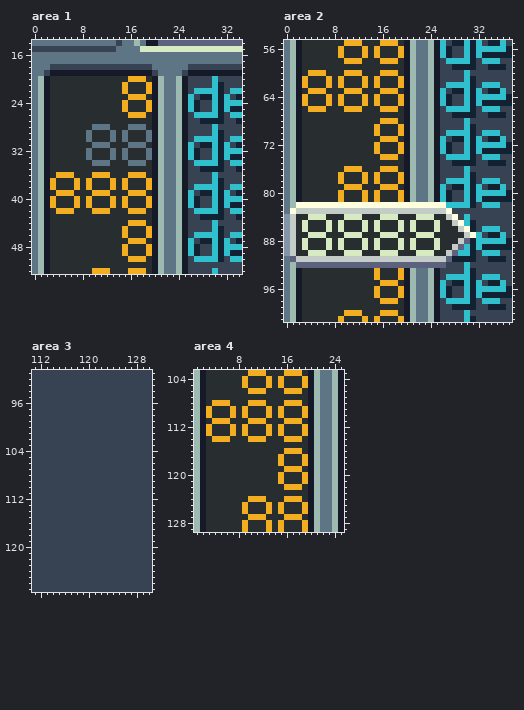
Pixel-art file, stored at Concept Art/PycronEditorGUI.aseprite. The first picture shows the starting point.
360x203 pixels, 1 frame. Shown: area 1: x 0..34, y 14..52; area 2: x 0..37, y 55..101; area 3: x 111..130, y 91..127; area 4: x 1..25, y 103..129.
Now the later version:
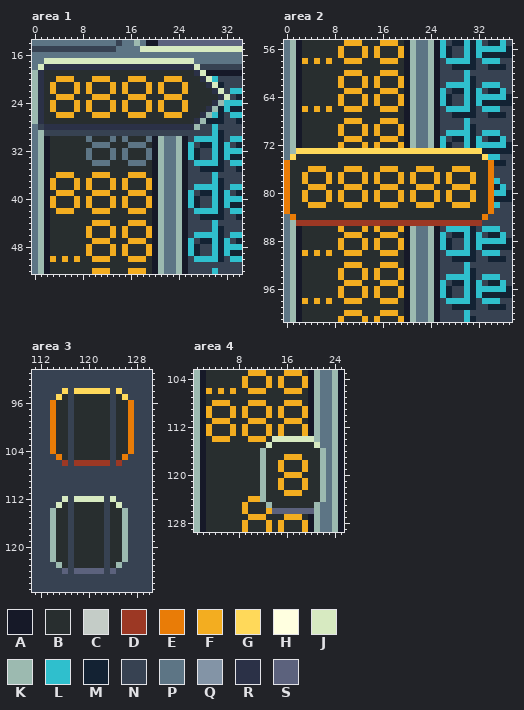
Palette (. is transparent): A #161928  B #282e2f  C #c4ccc7  D #9c3824  E #e97c07  F #f3ad20  G #ffd95a  H #ffffe0  J #d7eac1  K #9cbab0  L #2fbfcd  M #132233  N #374252  P #5d7585  Q #8394a6  R #2b3147  S #5c627d
Change:
Changed rows in their new state; - is an unchanged pixel.
Area 1, layers "Line Number Detail Text", "Line Number Detail", "Line Number Text":
first column x 0:
17 --JJJJJJJJJJJJJJJJJJJJJJJJJ------
18 -JRRRRRRRRRRRRRRRRRRRRRRRRRJ-----
19 KRBBBBBBBBBBBBBBBBBBBBBBBBBRJ----
20 KRB-FFF---FFF-------BBFFFBBBRJ---
21 KRBF---F-F---F------BFBBBFBBBRJ--
22 KRBF---F-F---F------BFBBBFBBBBRJ-
23 KRB-FFF---FFF-------BBFFFBBBBBBRJ
24 KRBF---F-F---F------BFBBBFBBBBRK-
25 KRBF---F-F---F------BFBBBFBBBRK--
26 KRB-FFF---FFF-------BBFFFBBBRK---
27 KRB-----------------BBBBBBBRK----
28 -NRRRRRRRRRRRRRRRRRRRRRRRRRK-----
29 --NNNNNNNNNNNNNNNNNNNNNNNN-------
first column x 3:
44 -------FFF-
45 ------F---F
46 ------F---F
47 -------FFF-
48 ------F---F
49 ------F---F
50 F-F-F--FFF-
Area 2, layers "Line Number Detail Text", "Line Number Detail", "Line Number Text":
first column x 0:
 58 ---F-F-F---------------------------
 60 ----BBB----------------------------
 61 ---B---B---------------------------
 62 ---B---B---------------------------
 63 ----BBB----------------------------
 64 ---B---B---------------------------
 65 ---B---B---------------------------
 66 ---FB-BF---------------------------
 68 ----------FFF----------------------
 69 ---------F---F---------------------
 70 ---------F---F---------------------
 71 ----------FFF----------------------
 72 ---------F---F---------------------
 73 --GGGGGGGGGGGGGGGGGGGGGGGGGGGGGGG--
 74 -GB-------------BBB-BBBBBBBBBBBBBG-
 75 EBB-----------------BBBBBBBBBBBBBBE
 76 EBB-FFF-------------BBFFFBBBFFFBBBE
 77 EBBF---F------------BFBBBFBFBBBFBBE
 78 EBBF---F------------BFBBBFBFBBBFBBE
 79 EBB-FFF-------------BBFFFBBBFFFBBBE
 80 EBBF---F------------BFBBBFBFBBBFBBE
 81 EBBF---F------------BFBBBFBFBBBFBBE
 82 EBBBFFFBBBFFFBBBFFFBBBFFFBBBFFFBBBE
 83 EBBBBBBBBBBBBBBBBBBBBBBBBBBBBBBBBBE
 84 PE--BBB---BBB---BBB---BBB--BBBBBBE-
 85 PKDDDDDDDDDDDDDDDDDDDDDDDDDDDDDDD--
 86 PKAB---B-F---F-F---FAKPPKANLLLL----
 87 PKA-BBB---FFF---FFF-AKPPKALNMMLM---
 88 PKAB---B-F---F-F---FAKPPKALMNNL----
 89 PKAB---B-F---F-F---FAKPPKALMNN-----
 90 PKAFBFBF--FFF---FFF-AKPPKANLL------
 91 -KABBBBBBBBBBBBBBBBBAKPPKANN-------
 92 --ABBBBBBBFFFBBBFFFBAKPPKAN--------
 93 ---------F---F---------------------
 94 ---------F---F---------------------
 95 ----------FFF----------------------
 96 ---------F---F---------------------
 97 ---------F---F---------------------
 98 ---F-F-F--FFF----------------------
Area 3, layer "Line Number Detail":
first column x 114:
 94 --G-GGGGGG-G--
 95 -GB-BBBBBB-BG-
 96 EBB-BBBBBB-BBE
 97 EBB-BBBBBB-BBE
 98 EBB-BBBBBB-BBE
 99 EBB-BBBBBB-BBE
100 EBB-BBBBBB-BBE
101 EBB-BBBBBB-BBE
102 EBB-BBBBBB-BBE
103 EBB-BBBBBB-BBE
104 EBB-BBBBBB-BBE
105 -EB-BBBBBB-BE-
106 --D-DDDDDD-D--
first column x 114:
112 --J-JJJJJ-J--
113 -JB-BBBBB-BJ-
114 KBB-BBBBB-BBK
115 KBB-BBBBB-BBK
116 KBB-BBBBB-BBK
117 KBB-BBBBB-BBK
118 KBB-BBBBB-BBK
119 KBB-BBBBB-BBK
120 KBB-BBBBB-BBK
121 KBB-BBBBB-BBK
122 KBB-BBBBB-BBK
123 -KB-BBBBB-BK-
124 --S-SSSSS-S--
Area 4, layers "Line Number Detail Text", "Line Number Detail", "Line Number Text":
first column x 3:
106 F-F-F
first column x 12:
114 --JJJJJJJ--
115 -J------BJ-
116 K---BBB-BBK
117 K--BFFFBBBK
118 K-------BBK
119 K--FBBBFBBK
120 K--BFFFBBBK
121 K-------BBK
122 K--FBBBFBBK
123 K---FFF-BBK
124 K---BBB-BBK
125 -K-B---BB--
126 --SSSSSSS--
Boxes around the changes in both pictures, in picture pixels (x1, y1, x2, y2):
changed: (32, 58, 230, 136)
changed: (50, 220, 116, 262)
changed: (284, 58, 494, 304)
changed: (50, 388, 134, 466)
changed: (50, 496, 128, 574)
changed: (206, 388, 236, 394)
changed: (260, 436, 326, 514)
